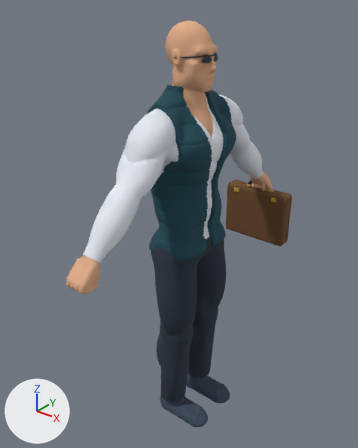
The glTF model assets/models/sculpt/bozo.glb as it was, and as the next commit left it.
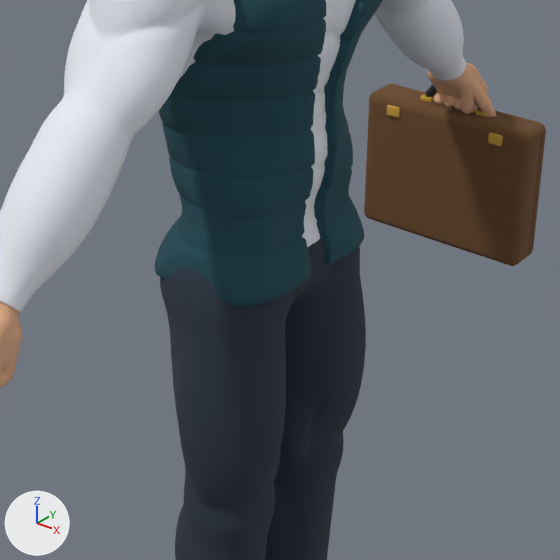
Each version appears first whole from a 50 mm camera at (1.274, -1.667, 2.089) aimed at (-0.063, 0.004, 1.053), and next in a close-up on the part from 26% to 83% of the width and 33% to 79% of the height. Every picture has the same lights, and +X, +Y and +Z are marked at lower left. The first two pictures are the older version.

Names of what the first close-up shows: 'body', 'hand:fist', 'prop:guard-case' and 1 more.
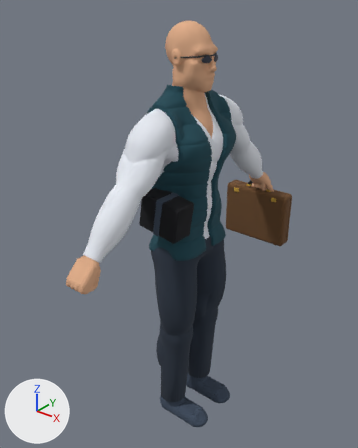
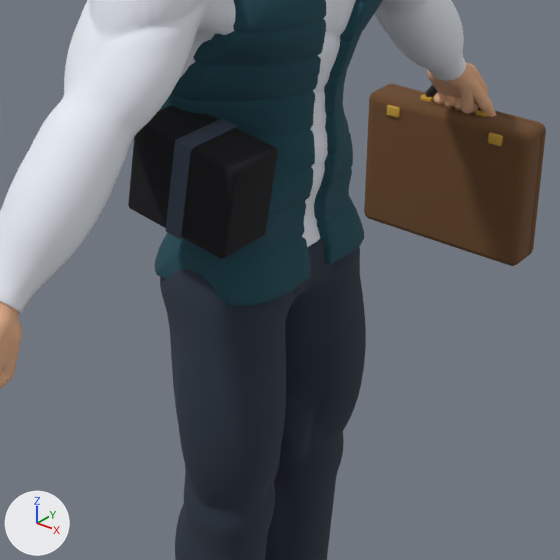
Edits to the scene script, one JSON object a line:
```json
{"op": "add", "block": "mat_hair", "code": ["mat_hair = principled_material('hair')", "mat_hair.base_color = (0.00518, 0.00561, 0.00802)  # black #101116", "mat_hair.roughness = 1.0"]}
{"op": "add", "block": "me_prop_parcel", "code": ["me_prop_parcel = bpy.data.meshes.new('prop:parcel')", "me_prop_parcel.from_pydata(...)  # 1204 vertices, 2400 faces; spans x -0.07..0.15, y -0.268..-0.154, z 1.117..1.303", "# faces by material slot: [1606, 794]", "me_prop_parcel.materials.append(mat_hair)  # black #101116", "me_prop_parcel.materials.append(mat_shoe)  # dark blue #3d4a5c"]}
{"op": "add", "block": "ob_prop_parcel", "code": ["ob_prop_parcel = bpy.data.objects.new('prop:parcel', me_prop_parcel)", "ob_prop_parcel.location = (0.0, 0.0, 0.0)"]}
```

Boxes (x1, y1, x2, y2) around the edits, measured in the close-ups (560 x 560 px):
```json
{"object": "prop:parcel", "change": "added", "after": [128, 106, 278, 259], "faces in mat_hair (black #101116)": [128, 106, 278, 259], "faces in mat_shoe (dark blue #3d4a5c)": [165, 118, 238, 239]}
```
